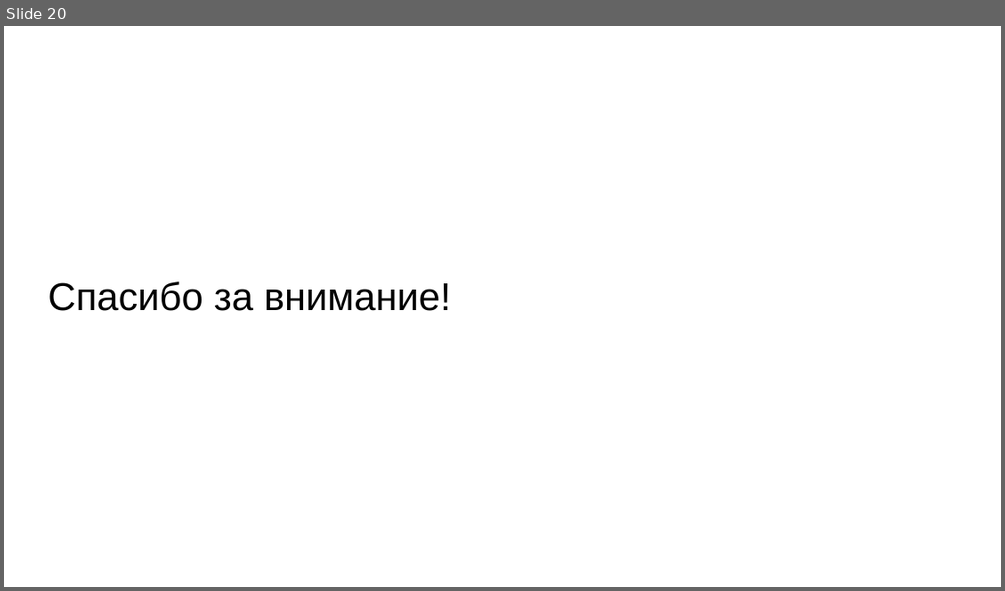
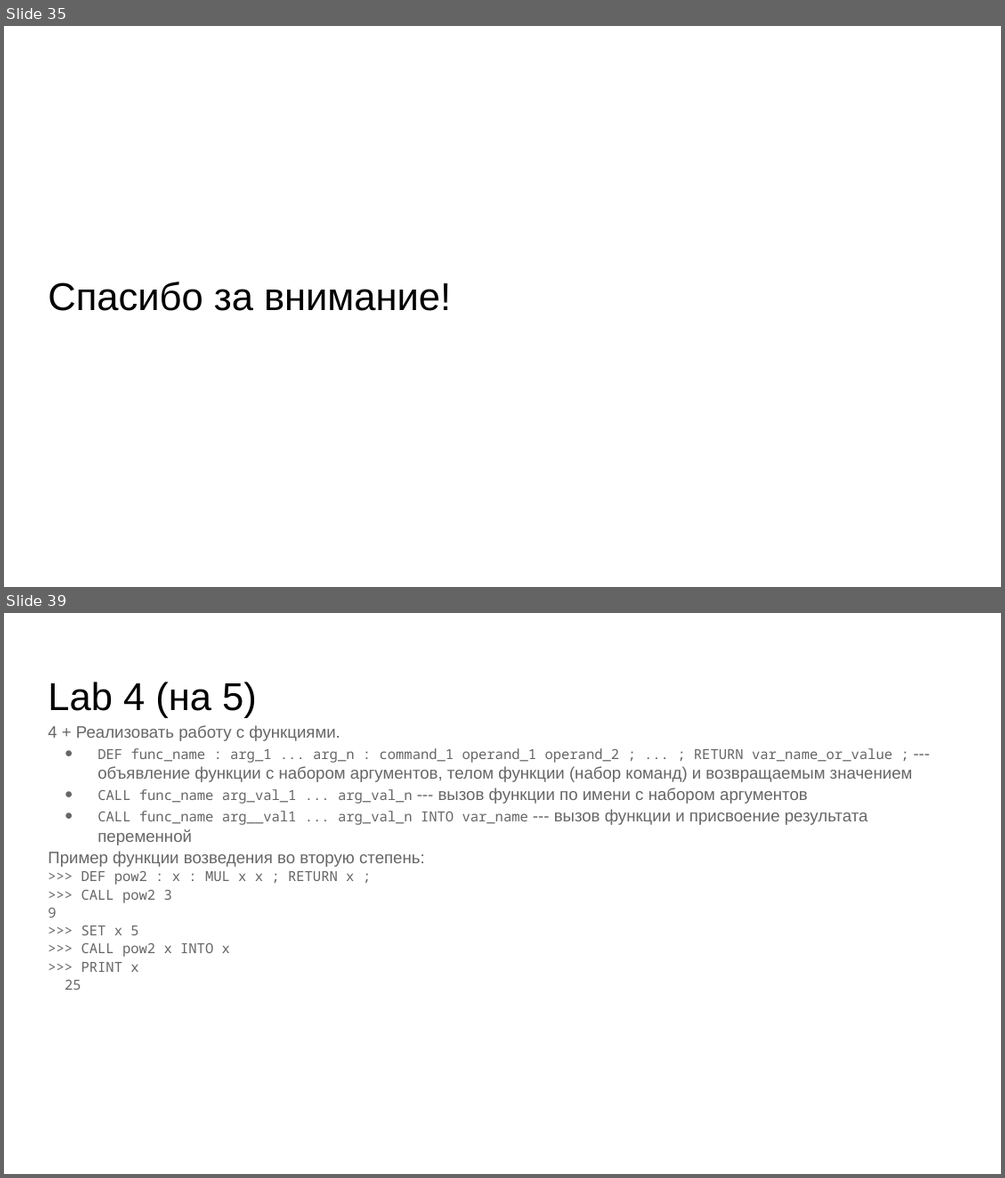
Before and after one commit to skhayrulin/python_course, a slide deck: lecture/Lecture12.pptx. Shown one above the other, each under a label of ours: slide 20 before the commit, slides 35 and 39 after it; the slides between them are not shown. The pictures are 1005x591 and 1005x1178 pixels, drawn with LibreOffice and Linux fonts; fonts in the diff are those of the drawing. Boxes give left, top, right and bottom in pixels: in the first picture for what was removed or moved away, otherwise in the second. Text is boxed around its words. In the diff, an @@ line names an element or a change of style, - is before the commit and + after.

```diff
--- a/lecture/Lecture12.pptx
+++ b/lecture/Lecture12.pptx
@@ slide 39 added at (4,613,1001,1174), background #FFFFFF @@
@@ title added at (48,682,257,718), 28 pt, text #000000 @@
+Lab 4 (на 5)
@@ text added at (48,725,913,989), 12 pt, text #666666 @@
+4 + Реализовать работу с функциями.
+● DEF func_name : arg_1 ... arg_n : command_1 operand_1 operand_2 ; ... ; RETURN var_name_or_value ; --- объявление функции с набором аргументов, телом функции (набор команд) и возвращаемым значением
+● CALL func_name arg_val_1 ... arg_val_n --- вызов функции по имени с набором аргументов
+● CALL func_name arg__val1 ... arg_val_n INTO var_name --- вызов функции и присвоение результата переменной
+Пример функции возведения во вторую степень:
+>>> DEF pow2 : x : MUL x x ; RETURN x ;
+>>> CALL pow2 3
+9
+>>> SET x 5
+>>> CALL pow2 x INTO x
+>>> PRINT x
+25
@@ what was slide 20 is now slide 35 @@
```
Also in this commit, not shown: 32 other slides added, 14 slides removed, 8 other files.
